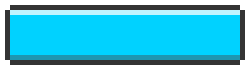
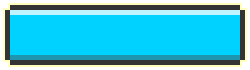
The second w=250, h=70 image is a revision of the first. Changes to its layers:
pixels changed over (3, 3, 247, 67) (layer not identified)
